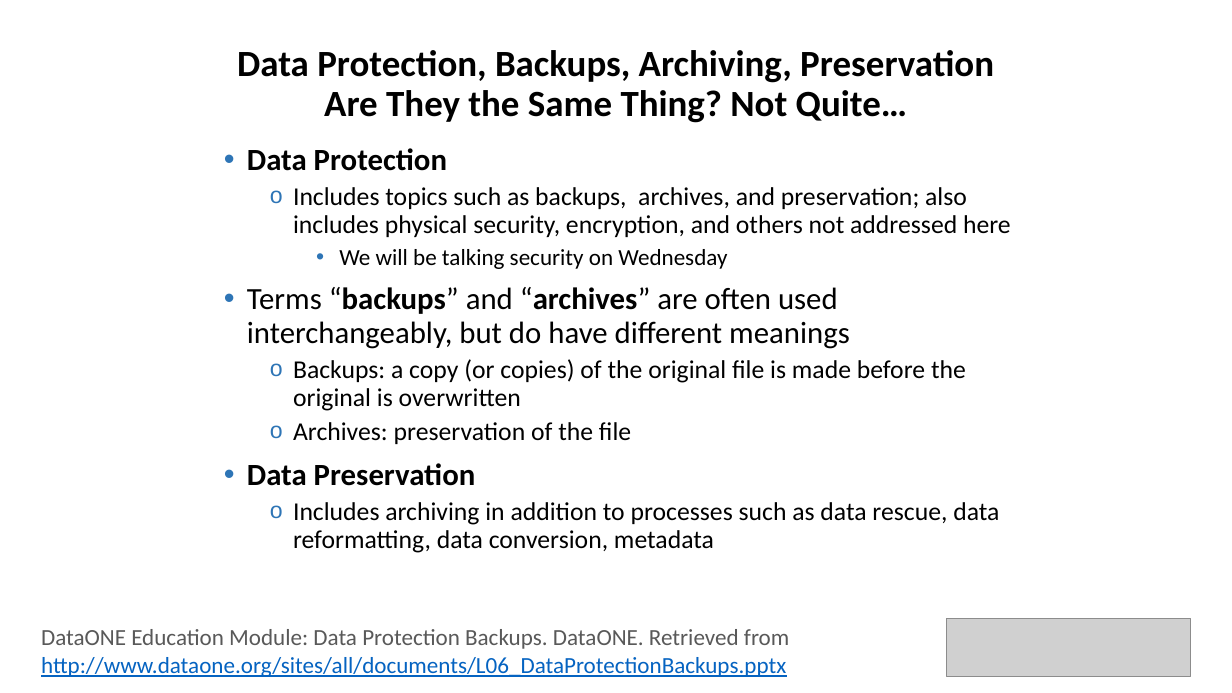
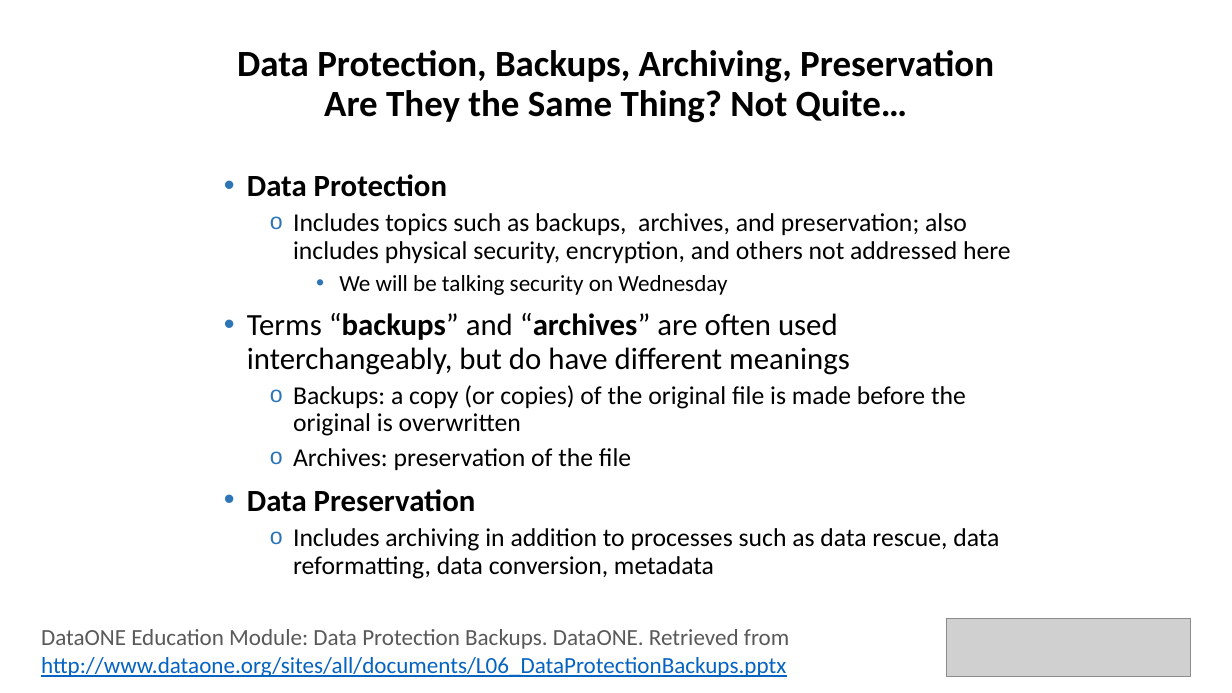
Before and after one commit to tibbben/teaching.data.literacy, a slide deck: slide 8 of UM_DataManagementClass/Lessons/05/05_FirstMeeting.pptx (slide 7 before the commit). Drawn at 1232x693 pixels with LibreOffice and Linux fonts; fonts in the diff are those of the drawing; grey boxes stand for pictures. Boxes give left, top, right and bottom in pixels: in the first picture for what was removed or moved away, otherwise in the second. Text is boxed around its words. In the diff, an @@ line names an element or a change of style, - is before the commit and + after.

```diff
--- a/UM_DataManagementClass/Lessons/05/05_FirstMeeting.pptx
+++ b/UM_DataManagementClass/Lessons/05/05_FirstMeeting.pptx
@@ text "Data Protection": place and size @@
-text "Data Protection" at bbox=[247, 148, 1011, 553]
+text "Data Protection" at bbox=[247, 174, 1011, 579]
```
Also in this commit, not shown: 9 other slides changed, 1 slide added, 2 other files.
